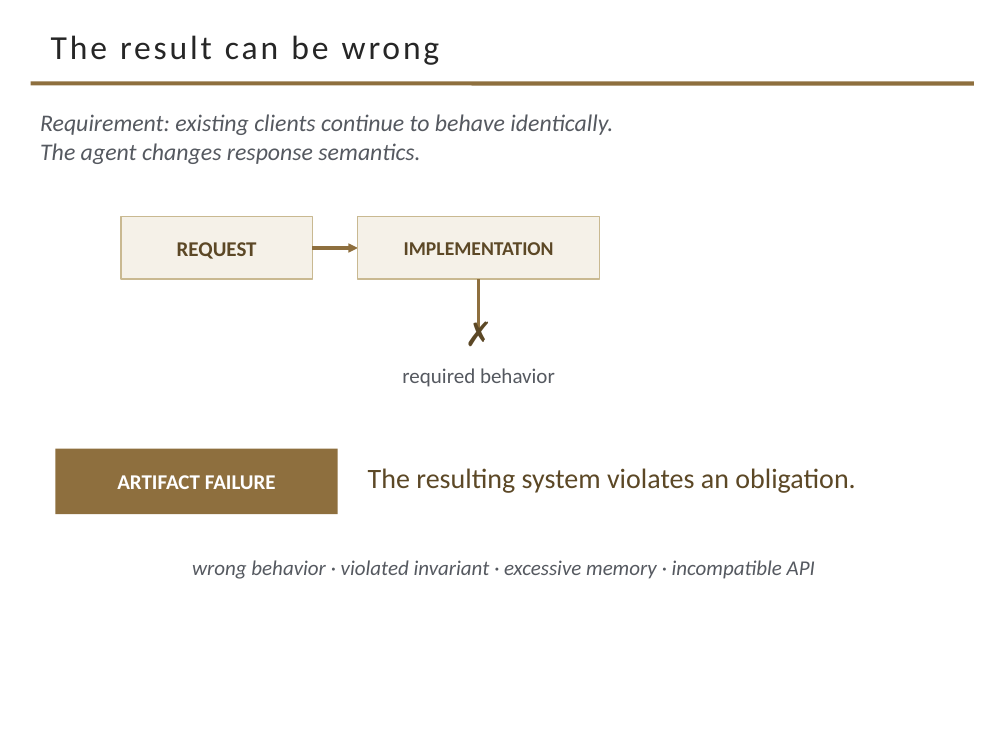
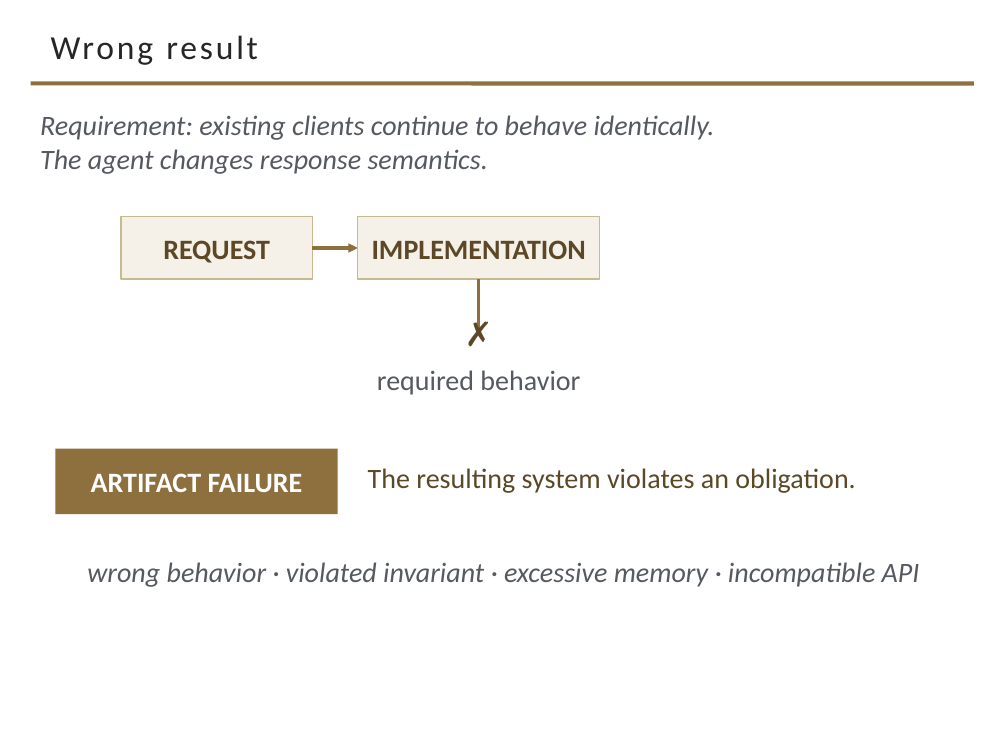
Before and after one commit to davisjam/model-based-agentic-software-engineering, a slide deck: slide 14 of course/lectures/act-2-delegation-and-control/03-alignment/2-3-Alignment.pptx (slide 13 before the commit). Drawn at 1008x756 pixels with LibreOffice and Linux fonts; fonts in the diff are those of the drawing; background and template pictures are left out. Boxes give left, top, right and bottom in pixels: in the first picture for what was removed or moved away, otherwise in the second. Text is boxed around its words. In the diff, an @@ line names an element or a change of style, - is before the commit and + after.

```diff
--- a/course/lectures/act-2-delegation-and-control/03-alignment/2-3-Alignment.pptx
+++ b/course/lectures/act-2-delegation-and-control/03-alignment/2-3-Alignment.pptx
@@ title at bbox=[51, 35, 258, 65]: text changed @@
-The result can be wrong
+Wrong result
@@ text "Requirement: existing clients continue to ..." at bbox=[40, 115, 715, 174]: size 17 to 20 pt @@
@@ rectangle "IMPLEMENTATION" at bbox=[358, 217, 600, 279]: size 14 to 20 pt @@
@@ size 15 to 20 pt in 4 elements at bbox=[121, 217, 312, 279], bbox=[55, 449, 338, 514], bbox=[377, 370, 580, 395], bbox=[87, 562, 920, 587] @@
```
Also in this commit, not shown: 4 other slides changed, 1 slide added.
